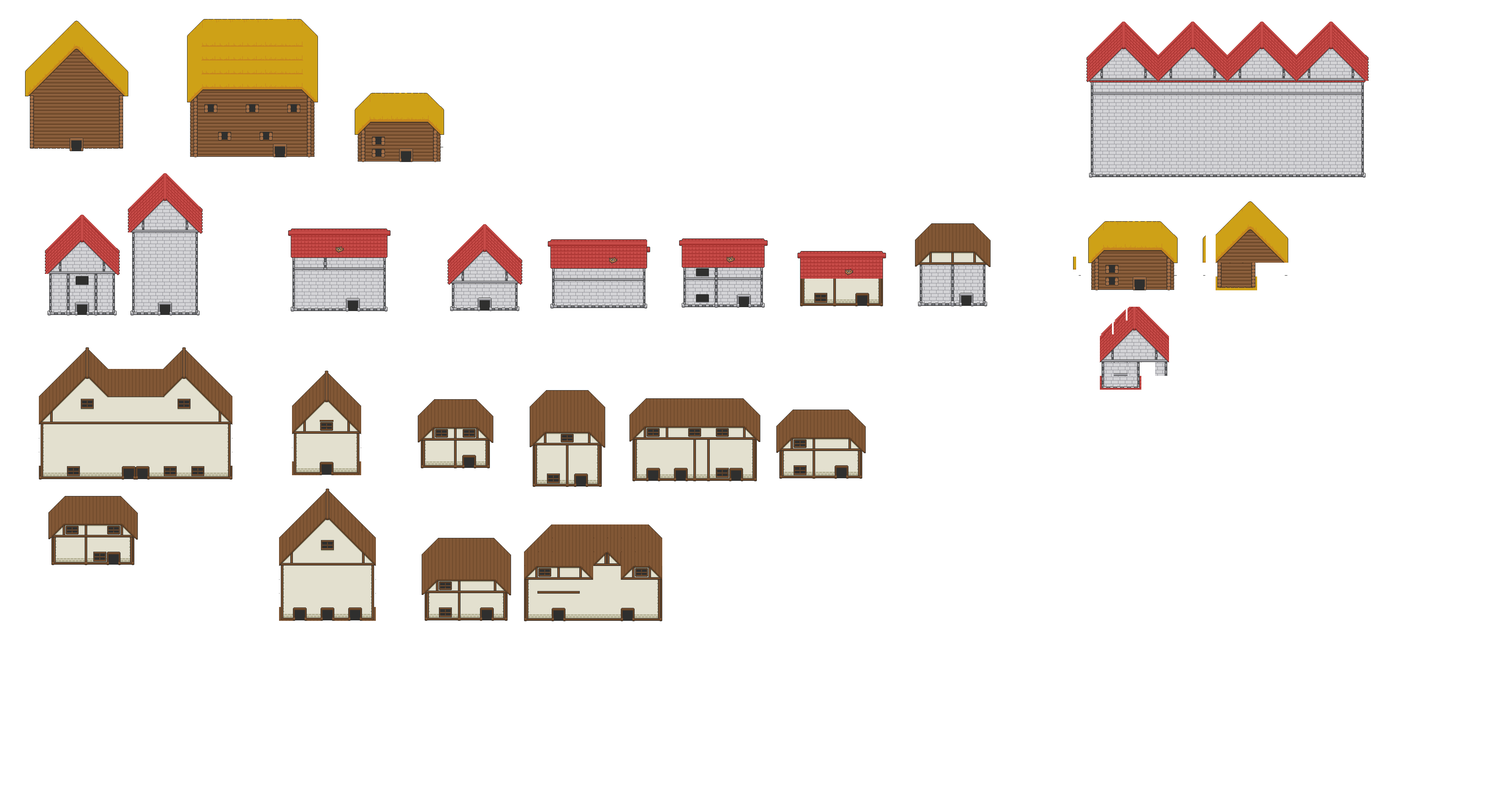
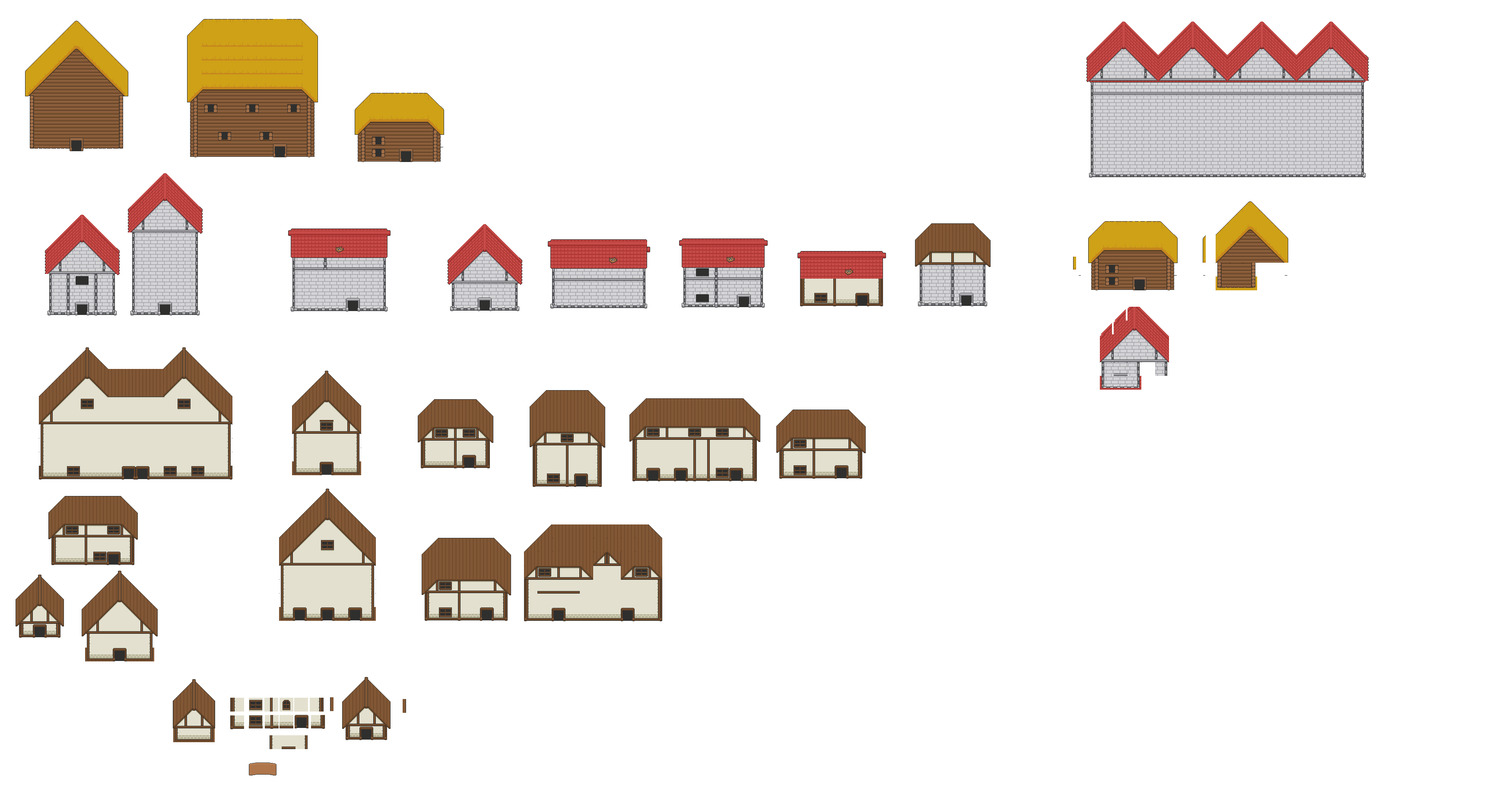
Layered file, before and after one edit (1512 × 788). Changes by layer:
renamed "House Test 7.png" to "House Fixes.png", painted on it over [15, 570, 407, 776]
